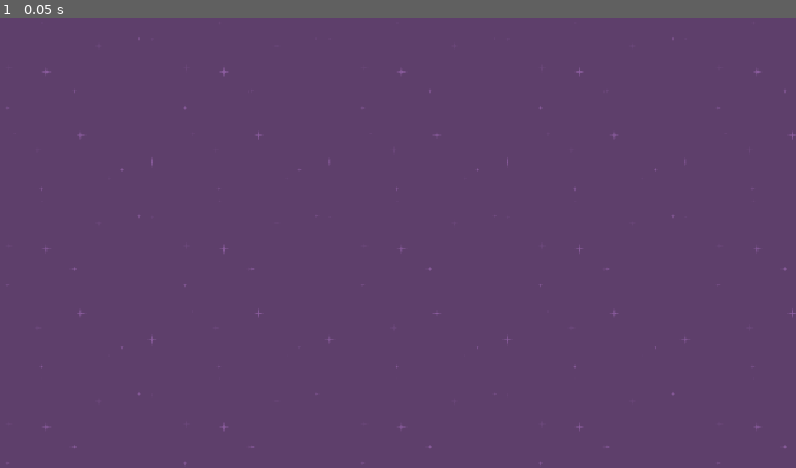
Above: before the commit, frame 1.
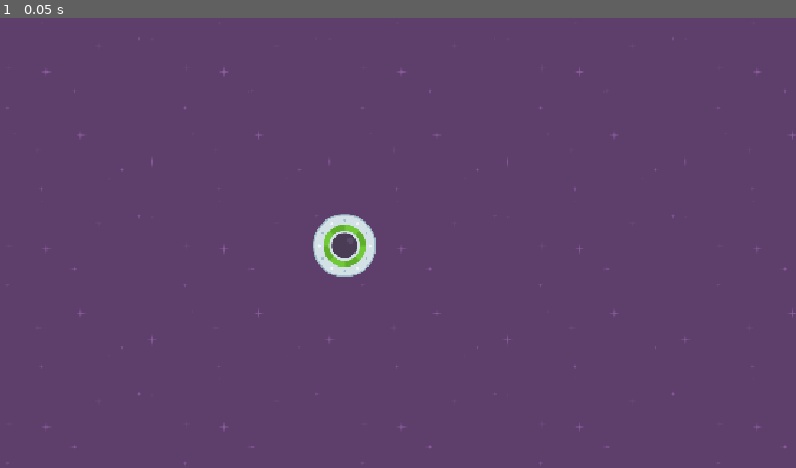
Above: after the commit, the same moment.

Repository: Hexanima/SpeedySaucer
Game: Godot game, scene res://scenes/level_1.tscn
Two runs of this game, one before a commit and one after it. Both use one fixed random seed, a clock stepped at 60 frames per second and the inputs below.
Inputs:
- Up to frame 1 (0.05 s): no input

The runs differ from the first frame. In frame 1, 0.8% of the frame differs, in the area x 39-48%, y 43-58%.

Commit message:
Instanciates player on Level1

Diff:
--- a/scenes/level_1.tscn
+++ b/scenes/level_1.tscn
@@ -1,6 +1,7 @@
 [gd_scene format=3 uid="uid://ck0aa2mphr6il"]
 
 [ext_resource type="Texture2D" uid="uid://dc2fr6qk7qpq8" path="res://assets/purple.png" id="1_014kd"]
+[ext_resource type="PackedScene" uid="uid://crkev4sw5ehsy" path="res://scenes/player.tscn" id="2_bswci"]
 
 [node name="Level1" type="Node2D" unique_id=578201825]
 
@@ -11,3 +12,6 @@
 offset_bottom = 993.0
 texture = ExtResource("1_014kd")
 stretch_mode = 1
+
+[node name="Player" parent="." unique_id=737895834 instance=ExtResource("2_bswci")]
+position = Vector2(502, 328)
